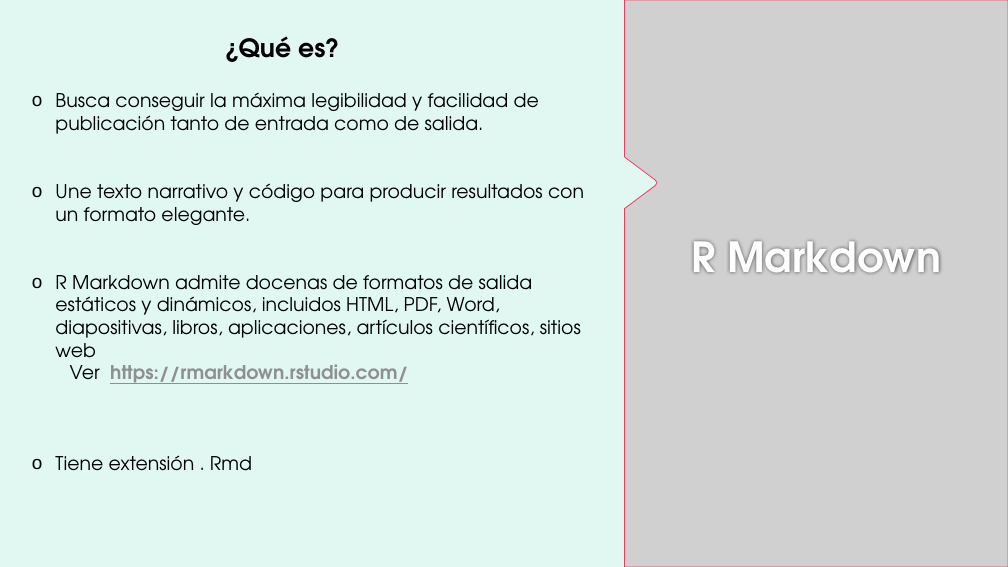
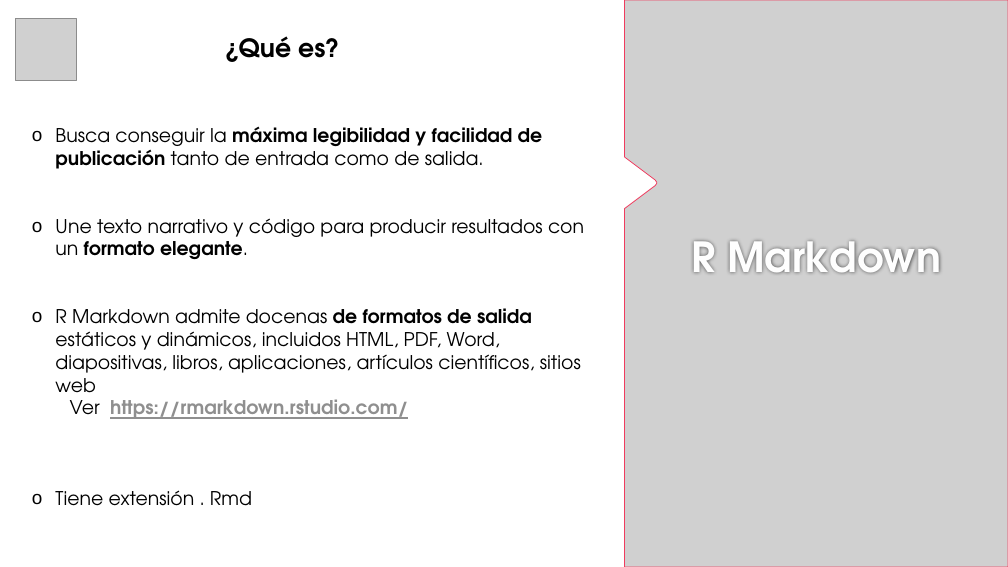
Before and after one commit to mcag2099/Taller_IEEE_Siendo_Creativos_R, a slide deck: slide 5 of Ppt_rmarkdown_shiny.pptx. Drawn at 1008x567 pixels with LibreOffice and Linux fonts; fonts in the diff are those of the drawing; grey boxes stand for pictures; background and template pictures are left out. Boxes give left, top, right and bottom in pixels: in the first picture for what was removed or moved away, otherwise in the second. Text is boxed around its words. In the diff, an @@ line names an element or a change of style, - is before the commit and + after.

```diff
--- a/Ppt_rmarkdown_shiny.pptx
+++ b/Ppt_rmarkdown_shiny.pptx
@@ background #E1F7F1 to #FFFFFF @@
@@ picture added at box(15, 18, 76, 80) @@
@@ text "Busca conseguir la máxima legibilidad ...": place and size @@
-text "Busca conseguir la máxima legibilidad ..." at box(55, 93, 584, 471)
+text "Busca conseguir la máxima legibilidad ..." at box(55, 126, 584, 506)
@@ text at box(55, 126, 584, 393): bold on in "máxima legibilidad y facilidad de publicación", "formato elegante.", "de formatos de salida" @@
```
Also in this commit, not shown: 11 other slides changed, 3 slides added, 1 slide removed, 6 other files.
